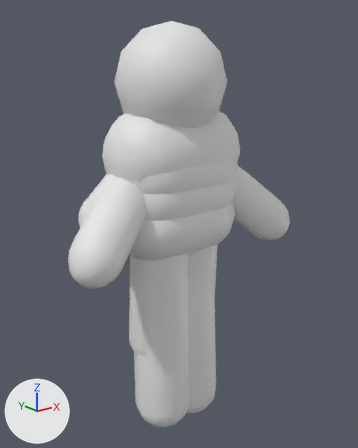
What one commit did to the FBX model applications/media/whiteMan.fbx.
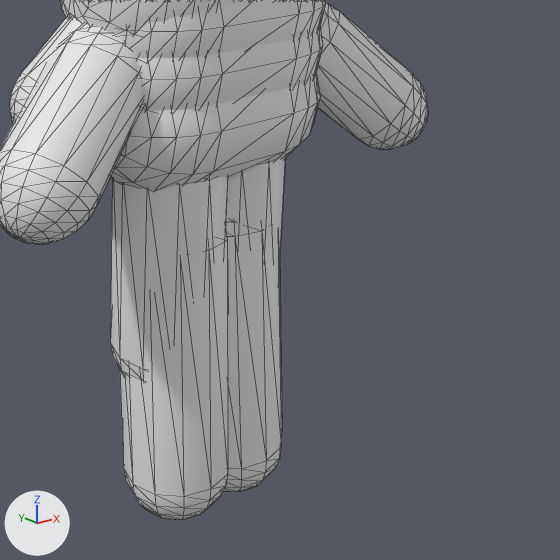
Each version appears first whole from a camera (50 mm lens) standing at (-1.99, -2.54, 1.92) and looking at (0.03, -0.02, 0.91), and next in a close-up on the part from 21% to 100% of the width and 37% to 100% of the height. Every picture has the same lights, and +X, +Y and +Z are marked at lower left. The close-ups show mesh edges as thin lines. Where no turn or scale is listed for an object, it has been applied to the vertices.

In view in the first close-up: 'hidden_capsule_00', 'hidden_capsule_01', 'hidden_capsule_02', 'hidden_capsule_03', 'hidden_capsule_04', 'hidden_capsule_05', 'hidden_capsule_06', 'hidden_capsule_07', 'hidden_capsule_08', 'hidden_capsule_10', 'hidden_capsule_11'.
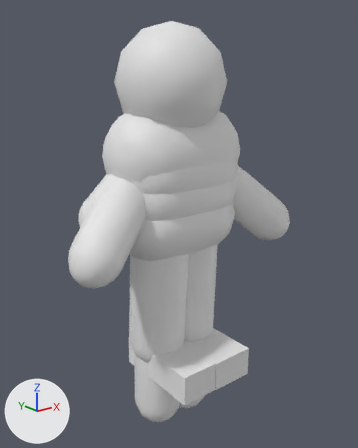
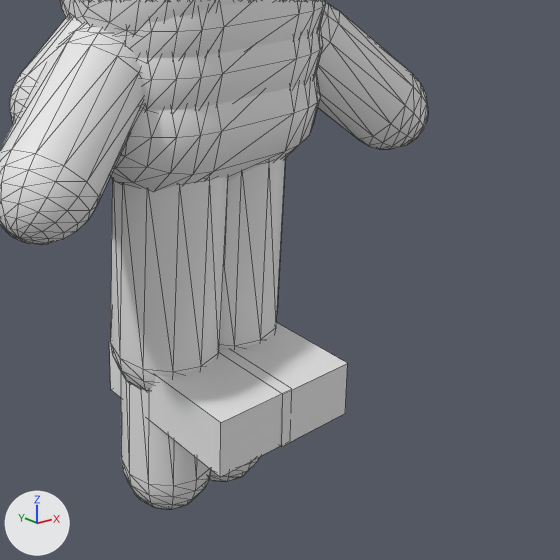
Where the newer file only moved an object's origin or applied its transform, the numbers keep the older frame.

Boxes [x1, y1, x2, y2] around the edits, measured in the close-ups (560 x 560 px):
'hidden_capsule_08', reshaped
    before: [120, 226, 228, 520]
    after: [121, 373, 211, 510]
'hidden_capsule_10', reshaped
    before: [223, 223, 282, 492]
    after: [209, 457, 260, 482]
'hidden_box_rightFoot', added
    after: [109, 341, 282, 477]
'hidden_box_leftFoot', added
    after: [219, 322, 347, 447]
'hidden_capsule_03', unchanged, uncovered by the edit
    before: [226, 158, 286, 264]
    after: [219, 158, 286, 350]

The edits, one by one:
me_mesh_009 has 146 vertices, 288 faces and spans x -0.207..0.207, y -0.22..0.22, z -0.664..0.664.
me_mesh_009 is used by ob_hidden_capsule_10; location (0.125, -0.011, 0.051).
me_mesh_009 part 1: the whole mesh is multiplied about its middle by the matrix ((0.881, -0.003, -0.001), (0.003, 0.879, -0.052), (-0.001, 0.055, 0.998)), then moved by (0.0, 0.035, -0.001).
me_mesh_011 has 146 vertices, 288 faces and spans x -0.207..0.207, y -0.213..0.213, z -0.664..0.664.
me_mesh_011 is used by ob_hidden_capsule_08; location (-0.122, -0.007, 0.05).
me_mesh_011 part 2: the whole mesh is multiplied about its middle by the matrix ((0.874, 0.0, 0.006), (0.0, 0.873, -0.04), (-0.003, 0.041, 0.999)), then moved by (0.0, 0.035, -0.001).
Mesh me_mesh_009_1 is new.
It is a box spanning x -0.155..0.155, y -0.323..0.323, z -0.102..0.102.
Mesh me_mesh_012_1 is new.
It is a box spanning x -0.155..0.155, y -0.323..0.323, z -0.102..0.102.
Object 'hidden_box_leftFoot' (ob_hidden_box_leftfoot) is new; it shows me_mesh_009_1.
Its location is (0.141, -0.139, -0.043).
Object 'hidden_box_rightFoot' (ob_hidden_box_rightfoot) is new; it shows me_mesh_012_1.
Its location is (-0.123, -0.134, -0.043).
